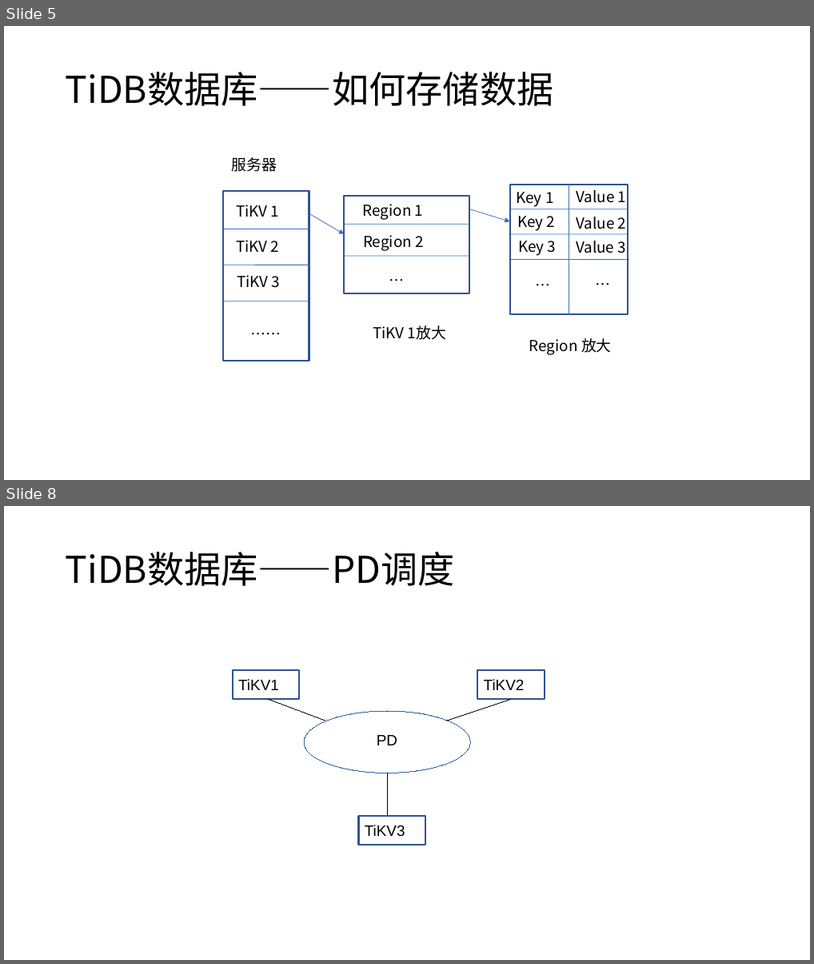
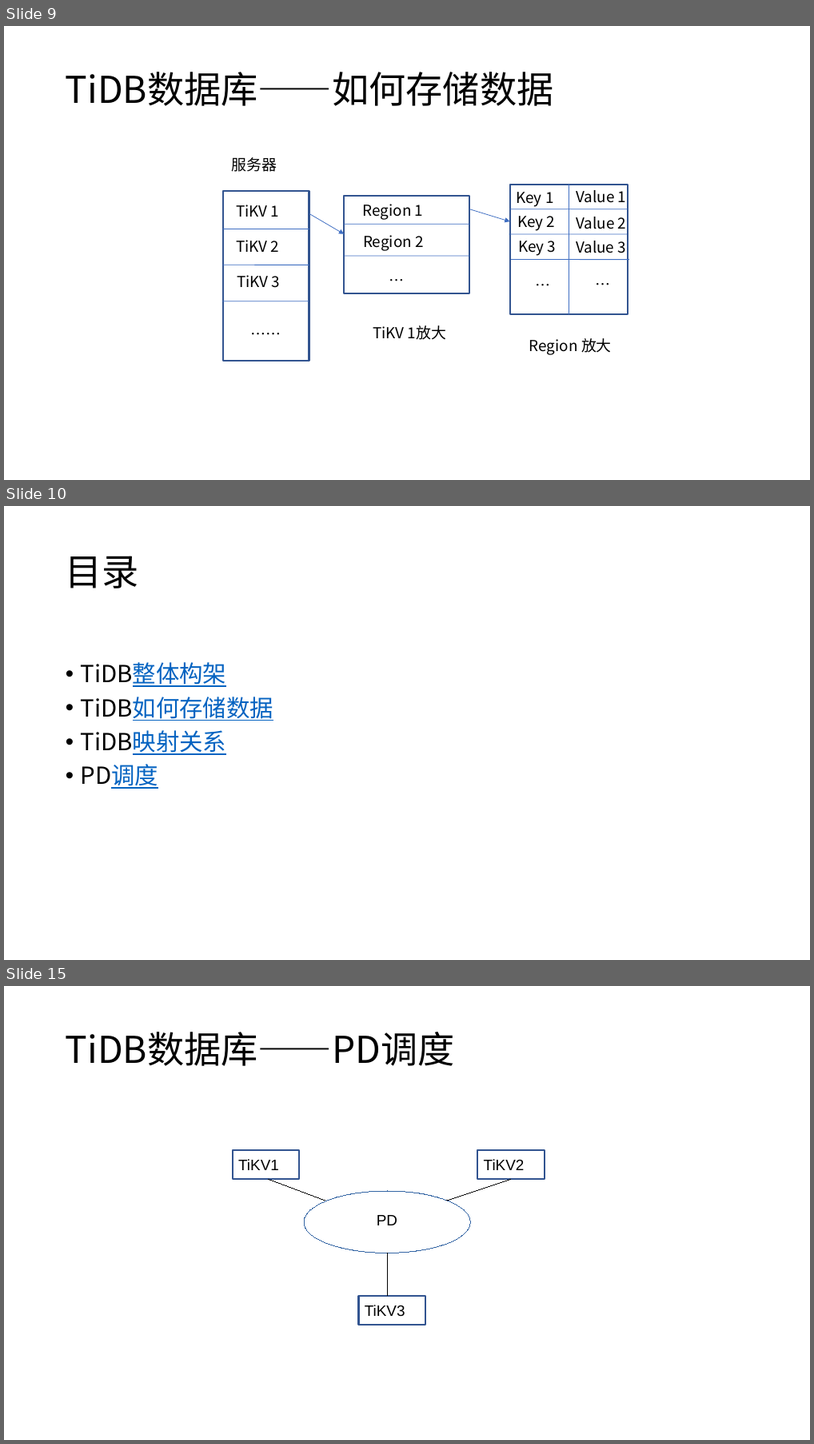
Before and after one commit to Doris404/Study-paper-channel, a slide deck: Chai' project/study material/notes/TiDB项目.pptx. Shown one above the other, each under a label of ours: slides 5 and 8 before the commit, slides 9, 10 and 15 after it; the slides between them are not shown. The pictures are 814x964 and 814x1444 pixels, drawn with LibreOffice and Linux fonts; fonts in the diff are those of the drawing. Boxes give left, top, right and bottom in pixels: in the first picture for what was removed or moved away, otherwise in the second. Text is boxed around its words. In the diff, an @@ line names an element or a change of style, - is before the commit and + after.

```diff
--- a/Chai' project/study material/notes/TiDB项目.pptx
+++ b/Chai' project/study material/notes/TiDB项目.pptx
@@ slide 10 added at [4, 506, 810, 960], background #FFFFFF @@
@@ text added at [66, 556, 139, 588], 44 pt, text #000000 @@
+目录
@@ text added at [81, 662, 274, 788], 28 pt, text #0563C1, underline @@
+• TiDB整体构架
+• TiDB如何存储数据
+• TiDB映射关系
+• PD调度
@@ what was slide 5 is now slide 9 @@
@@ what was slide 8 is now slide 15 @@
```
Also in this commit, not shown: 6 slides changed, 8 other slides added.
